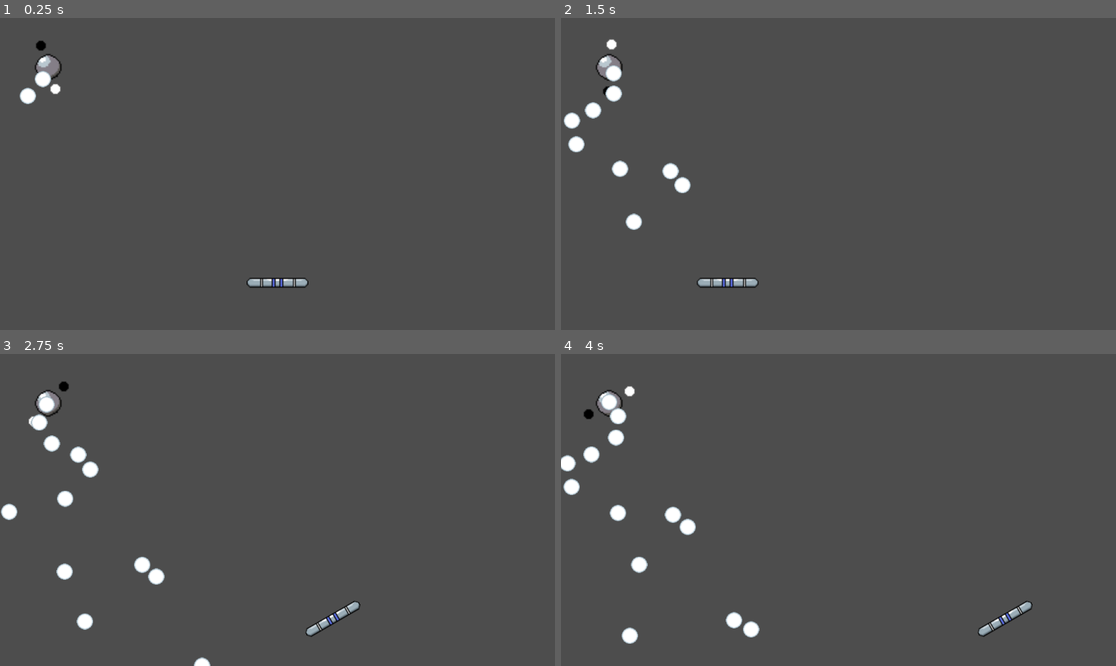
Above: before the commit, frames 1-4 (two rows, left to right).
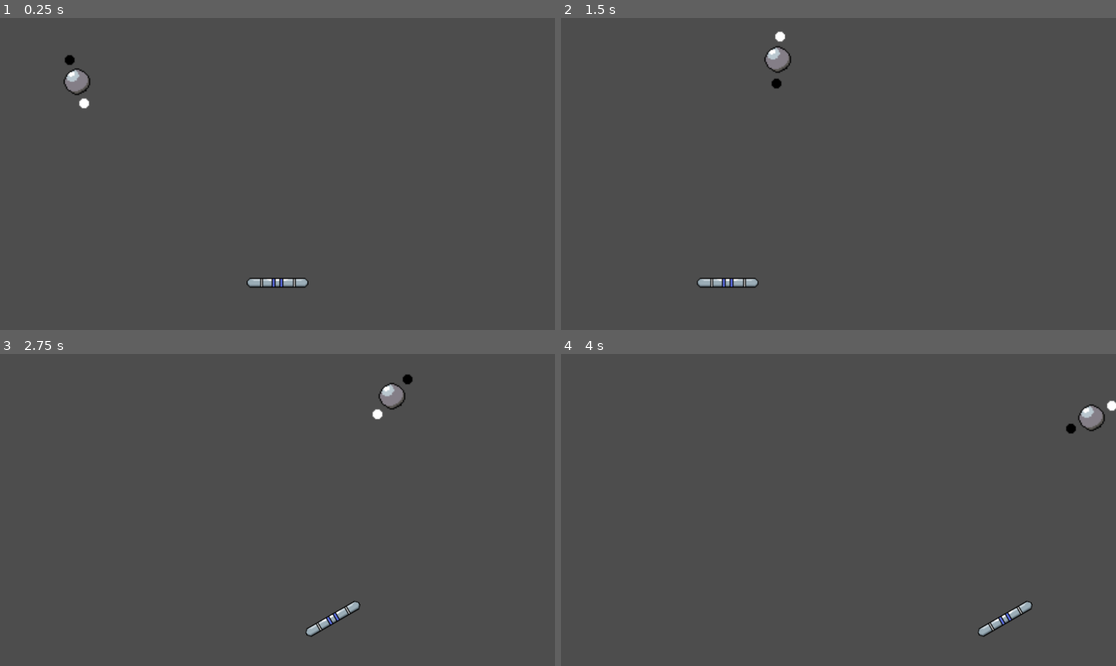
Above: after the commit, the same moments.

Repository: dommie123/Bullet_Hell
Game: Godot game, scene res://nodes/main.tscn
Same seed, same stepped clock (60 frames per second), same inputs: the game is played once before the commit and once after it. Before the commit the project starts from res://nodes/level.tscn.
Inputs (mouse positions are in pixels of both pictures, inside the frame that each line leads up to):
- Up to frame 1 (0.25 s): no input
- Up to frame 2 (1.5 s): move the mouse to (838, 283) at 0.52 s; press the mouse at (838, 283) at 0.53 s; move the mouse to (727, 189) at 1.27 s; release the mouse at (727, 189) at 1.28 s; right-click (727, 189) at 1.35 s
- Up to frame 3 (2.75 s): move the mouse to (333, 441) at 2.02 s; press the mouse at (333, 441) at 2.03 s
- Up to frame 4 (4 s): move the mouse to (810, 572) at 2.77 s; release the mouse at (810, 572) at 2.78 s; right-click (810, 572) at 2.85 s; move the mouse to (1005, 556) at 3.52 s; press the mouse at (1005, 556) at 3.53 s

The runs differ from the first frame. In frame 1, 0.9% of the frame differs, in the area x 3-17%, y 7-29%; in frame 2, 1.7%; in frame 3, 2.0%; in frame 4, 2.2%, in the area x 0-100%, y 10-93%.

Commit message:
Enemy behavior is now dictated by change in state

Diff:
--- a/nodes/level.tscn
+++ /dev/null
@@ -1,14 +0,0 @@
-[gd_scene load_steps=4 format=3 uid="uid://cffdpbohiydxy"]
-
-[ext_resource type="Script" path="res://scripts/Level.gd" id="1_c6vs6"]
-[ext_resource type="PackedScene" uid="uid://d18a07m61bxpn" path="res://nodes/player.tscn" id="2_0f64s"]
-[ext_resource type="PackedScene" uid="uid://eu3b6h326b4b" path="res://nodes/enemy.tscn" id="3_frxes"]
-
-[node name="Level" type="Node2D"]
-script = ExtResource("1_c6vs6")
-
-[node name="Player" parent="." instance=ExtResource("2_0f64s")]
-
-[node name="Enemy" parent="." instance=ExtResource("3_frxes")]
-
-[connection signal="enemy_fled" from="Enemy" to="." method="_on_enemy_enemy_fled"]
--- /dev/null
+++ b/nodes/main.tscn
@@ -0,0 +1,15 @@
+[gd_scene load_steps=4 format=3 uid="uid://b8wk107okjidg"]
+
+[ext_resource type="Script" path="res://scripts/Main.gd" id="1_o6526"]
+[ext_resource type="PackedScene" uid="uid://d18a07m61bxpn" path="res://nodes/player.tscn" id="2_nnhgw"]
+[ext_resource type="PackedScene" uid="uid://eu3b6h326b4b" path="res://nodes/enemy.tscn" id="3_0a6xa"]
+
+[node name="Main" type="Node2D"]
+script = ExtResource("1_o6526")
+
+[node name="Player" parent="." instance=ExtResource("2_nnhgw")]
+
+[node name="Enemy" parent="." instance=ExtResource("3_0a6xa")]
+position = Vector2(-130, 130)
+
+[connection signal="enemy_fled" from="Enemy" to="." method="_on_enemy_enemy_fled"]
--- a/project.godot
+++ b/project.godot
@@ -11,7 +11,7 @@
 [application]
 
 config/name="Bullet_Hell"
-run/main_scene="res://nodes/level.tscn"
+run/main_scene="res://nodes/main.tscn"
 config/features=PackedStringArray("4.0", "GL Compatibility")
 config/icon="res://icon.svg"
 
--- a/scripts/Level.gd
+++ /dev/null
@@ -1,15 +0,0 @@
-extends Node2D
-
-
-# Called when the node enters the scene tree for the first time.
-func _ready():
-	pass # Replace with function body.
-
-
-# Called every frame. 'delta' is the elapsed time since the previous frame.
-func _process(delta):
-	pass
-
-
-func _on_enemy_enemy_fled():
-	print_debug("Oh no! The enemy has ran away!")
--- /dev/null
+++ b/scripts/Main.gd
@@ -0,0 +1,45 @@
+extends Node2D
+
+signal level_changed
+signal phase_changed
+
+@export var phase: int
+
+var level: int
+var max_enemies: int
+var current_enemies: int
+var active_enemies: int
+var boss_active: bool
+var game_started: bool
+
+const Functions = preload("res://scripts/functions.gd")
+
+# Called when the node enters the scene tree for the first time.
+func _ready():
+	level = 0
+	phase = 1
+	max_enemies = 20
+	current_enemies = 5
+	active_enemies = current_enemies
+	game_started = false
+	boss_active = false
+
+# Called every frame. 'delta' is the elapsed time since the previous frame.
+func _process(delta):
+	print(current_enemies)
+
+func _on_enemy_enemy_fled():
+	if current_enemies < max_enemies:
+		current_enemies += 1
+
+	active_enemies -= 1
+	if active_enemies == 0 and not boss_active:
+		active_enemies = current_enemies
+		phase += 1
+		phase_changed.emit(phase)
+
+		if phase == 5:
+			boss_active = true
+			active_enemies = 0
+
+# TODO on boss defeated, increase level and set boss active to false.
--- a/scripts/enemy.gd
+++ b/scripts/enemy.gd
@@ -3,18 +3,24 @@
 enum STATE {
 	MOVING,
 	SHOOTING,
+	MOVING_AND_SHOOTING,
 	DEAD
 }
 
 signal enemy_fled
+signal enemy_killed
 
 @export var bullet_scene: PackedScene
+@export var currentState: STATE
 
-var angularVelocity = (3 * PI) / 4
-var timePassed = 0
-var currentState = STATE.MOVING
-var canShoot = true
-var functions
+@export var positionOffset: float
+
+var functions: Functions
+
+var angularVelocity: float
+var timePassed: float
+var canShoot: bool
+var funcIndex: int
 
 const timeMultiplier = 100
 const Functions = preload("res://scripts/functions.gd")
@@ -24,25 +30,33 @@
 	$AnimatedSprite2D.play("default")
 	functions = Functions.new()
 
+	angularVelocity = (3 * PI) / 4
+	positionOffset = 0
+	timePassed = positionOffset
+	canShoot = true
+	funcIndex = 0
+
 # Called every frame. 'delta' is the elapsed time since the previous frame.
 func _process(delta):
+	if currentState == STATE.DEAD:
+		enemy_killed.emit()
+		queue_free()
+
 	timePassed += timeMultiplier * delta
 
-#	position.x += speed * delta
-#	position.y = calc_y(position.x)
-	position = calc_pos(timePassed)
+	if currentState == STATE.MOVING or currentState == STATE.MOVING_AND_SHOOTING:
+		position = calc_pos(timePassed)
 
 	$BulletLauncher.rotation = 2 * PI + functions.ANGULAR_FUNCTIONS[0].call(timePassed)
 
-	if canShoot:
+	if canShoot and (currentState == STATE.SHOOTING or currentState == STATE.MOVING_AND_SHOOTING):
 		shoot()
 		canShoot = false
 		$BulletTimer.start()
 
 
 func calc_pos(t):
-#	return functions.MATH_FUNCTIONS[0].call(t)
-	return Vector2(100, 100)
+	return functions.MATH_FUNCTIONS[0].call(t)
 
 
 func shoot():
